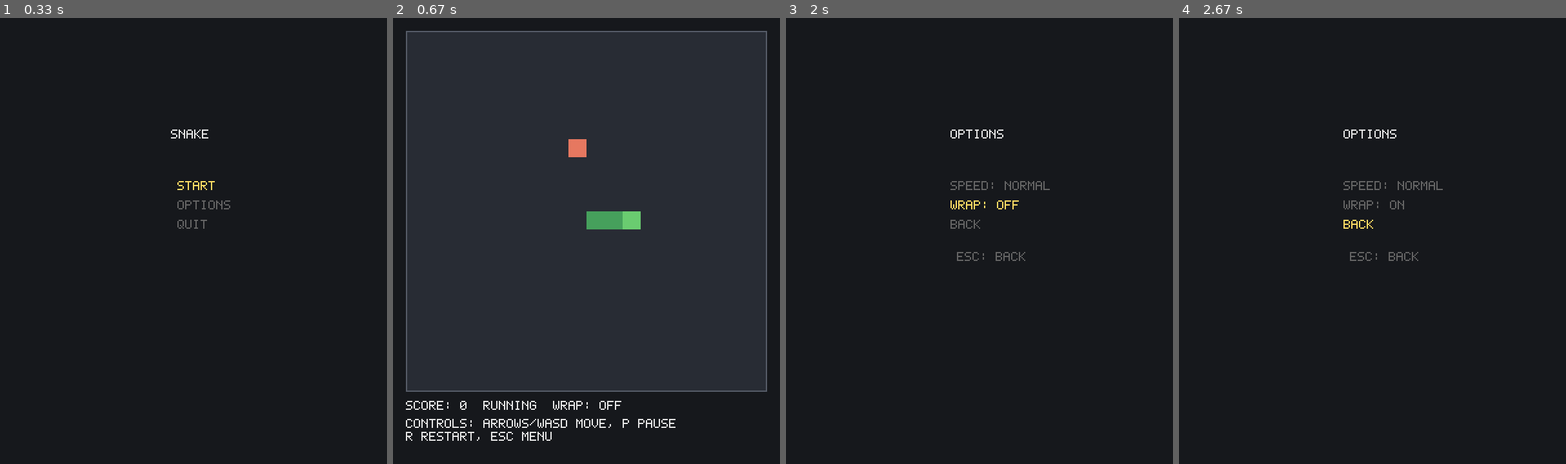
Above: before the commit, frames 1-4 (left to right).
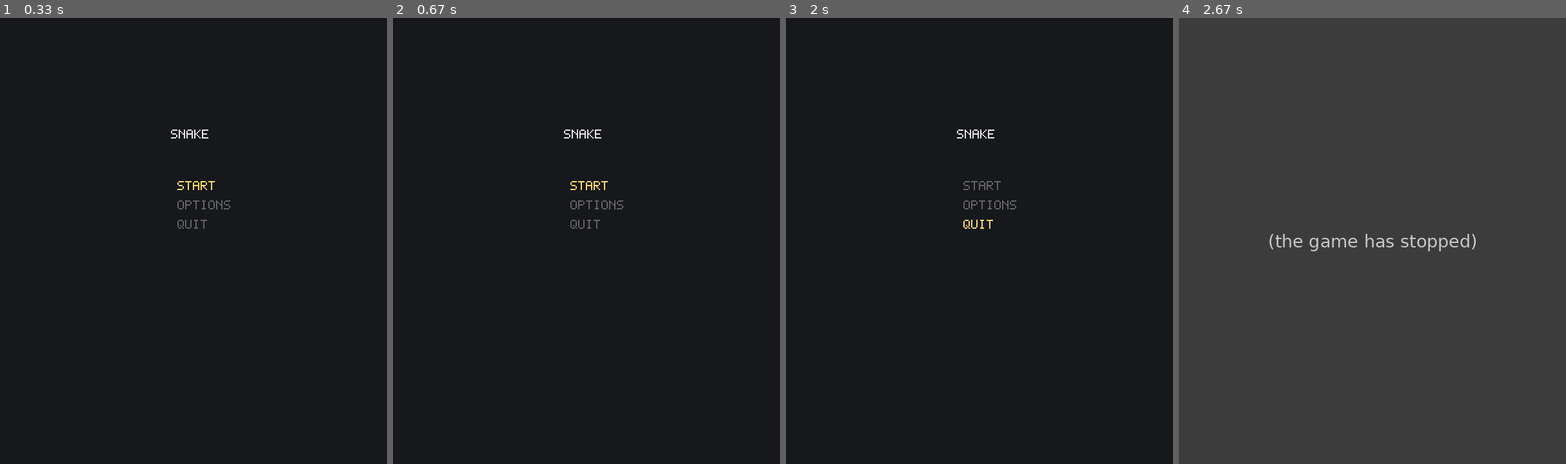
Above: after the commit, the same moments.

Repository: hruhek/snake-game
Game: pygame game, started from src/snake_game/pygame_ui.py
The game is run twice, just before and just after one commit, with the same random seed, the same clock (stepped at 60 frames per second) and the same inputs.
Inputs:
- Up to frame 1 (0.33 s): no input
- Up to frame 2 (0.67 s): tap S at 0.33 s
- Up to frame 3 (2 s): hold Enter 0.67-1.13 s; hold Down 0.67-1.13 s; hold Esc 1.17-1.63 s; hold Down 1.17-1.63 s; hold O from 1.67 s (still down); hold Down from 1.67 s (still down)
- Up to frame 4 (2.67 s): release O at 2.13 s; release Down at 2.13 s; tap Enter at 2.17 s; hold Down from 2.5 s (still down)

Frame 1 is identical in both runs. In frame 2, 3.1% of the frame differs, in the area x 3-97%, y 2-95%; in frame 3, 0.7%; in frame 4, 100%, in the area x 0-100%, y 0-100%.
After the commit the program exited at 2.17 s; later frames show no game.

Commit message:
refactor: remove S/O/Q menu shortcuts from Pygame UI
Menu navigation now uses only arrow keys + Enter/Space.
No letter shortcuts in MENU or OPTIONS states.

Diff:
--- a/src/snake_game/pygame_ui.py
+++ b/src/snake_game/pygame_ui.py
@@ -176,28 +176,6 @@
                         state = _State.OPTIONS
                     elif MENU_ITEMS[menu_selection] == "Quit":
                         running = False
-                elif event.key == pygame.K_s:
-                    menu_selection = 0
-                    wraparound_enabled = settings.wrap
-                    tick_interval = SPEED_TICK_INTERVALS[settings.speed_preset]
-                    game = _create_game(
-                        wraparound_enabled, width, height, tick_interval
-                    )
-                    grid_w = game.state.width * CELL_SIZE
-                    grid_h = game.state.height * CELL_SIZE
-                    observer = _PygameObserver(
-                        screen, game, _paused_getter, _wraparound_getter, grid_w, grid_h
-                    )
-                    game.add_observer(observer)
-                    paused = False
-                    time_since_tick = 0.0
-                    state = _State.PLAYING
-                elif event.key == pygame.K_o:
-                    menu_selection = 1
-                    state = _State.OPTIONS
-                elif event.key == pygame.K_q:
-                    menu_selection = 2
-                    running = False
 
             elif state == _State.OPTIONS:
                 if event.key in (pygame.K_ESCAPE, pygame.K_BACKSPACE):
--- a/tests/test_pygame_ui.py
+++ b/tests/test_pygame_ui.py
@@ -103,7 +103,17 @@
     monkeypatch.setattr(ui, "WraparoundGameFactory", factory_for_game(fake_game))
     patch_main_monkeypatch(monkeypatch, surface)
     monkeypatch.setattr(
-        ui.pygame.event, "get", make_event_generator([[_event(ui.pygame.K_q)]])
+        ui.pygame.event,
+        "get",
+        make_event_generator(
+            [
+                [
+                    _event(ui.pygame.K_DOWN),
+                    _event(ui.pygame.K_DOWN),
+                    _event(ui.pygame.K_RETURN),
+                ]
+            ]
+        ),
     )
     monkeypatch.setattr(ui.pygame.time, "Clock", lambda: FakeClock())
 
@@ -119,20 +129,6 @@
     assert store_created["called"]
 
 
-def test_menu_quit_with_q(monkeypatch, fake_game_factory, factory_for_game):
-    fake_game = fake_game_factory(snake=((2, 2),))
-    surface = FakeSurface()
-    monkeypatch.setattr(ui, "GameFactory", factory_for_game(fake_game))
-    monkeypatch.setattr(ui, "WraparoundGameFactory", factory_for_game(fake_game))
-    patch_main_monkeypatch(monkeypatch, surface)
-    monkeypatch.setattr(
-        ui.pygame.event, "get", make_event_generator([[_event(ui.pygame.K_q)]])
-    )
-    monkeypatch.setattr(ui.pygame.time, "Clock", lambda: FakeClock())
-
-    ui._main(FakeSettingsStore())
-
-
 def test_menu_quit_with_enter_on_quit(monkeypatch, fake_game_factory, factory_for_game):
     fake_game = fake_game_factory(snake=((2, 2),))
     surface = FakeSurface()
@@ -165,8 +161,9 @@
         "get",
         make_event_generator(
             [
+                [_event(ui.pygame.K_DOWN)],
                 [_event(ui.pygame.K_UP)],
-                [_event(ui.pygame.K_s)],
+                [_event(ui.pygame.K_RETURN)],
                 [_event(ui.pygame.K_ESCAPE)],
             ]
         ),
@@ -177,28 +174,6 @@
     assert fake_game.step_calls >= 1
 
 
-def test_menu_s_starts_game(monkeypatch, fake_game_factory, factory_for_game):
-    fake_game = fake_game_factory(snake=((2, 2),))
-    surface = FakeSurface()
-    monkeypatch.setattr(ui, "GameFactory", factory_for_game(fake_game))
-    monkeypatch.setattr(ui, "WraparoundGameFactory", factory_for_game(fake_game))
-    patch_main_monkeypatch(monkeypatch, surface)
-    monkeypatch.setattr(
-        ui.pygame.event,
-        "get",
-        make_event_generator(
-            [
-                [_event(ui.pygame.K_s)],
-                [_event(ui.pygame.K_ESCAPE)],
-            ]
-        ),
-    )
-    monkeypatch.setattr(ui.pygame.time, "Clock", lambda: FakeClock())
-
-    ui._main(FakeSettingsStore())
-    assert fake_game.step_calls >= 1
-
-
 def test_menu_enter_starts_game(monkeypatch, fake_game_factory, factory_for_game):
     fake_game = fake_game_factory(snake=((2, 2),))
     surface = FakeSurface()
@@ -241,7 +216,7 @@
     ui._main(FakeSettingsStore())
 
 
-def test_menu_o_goes_to_options_then_esc(
+def test_menu_navigate_to_options_then_esc(
     monkeypatch, fake_game_factory, factory_for_game
 ):
     fake_game = fake_game_factory(snake=((2, 2),))
@@ -254,9 +229,14 @@
         "get",
         make_event_generator(
             [
-                [_event(ui.pygame.K_o)],
-                [_event(ui.pygame.K_ESCAPE)],
-                [_event(ui.pygame.K_q)],
+                [_event(ui.pygame.K_DOWN)],
+                [_event(ui.pygame.K_RETURN)],
+                [_event(ui.pygame.K_ESCAPE)],
+                [
+                    _event(ui.pygame.K_DOWN),
+                    _event(ui.pygame.K_DOWN),
+                    _event(ui.pygame.K_RETURN),
+                ],
             ]
         ),
     )
@@ -276,9 +256,14 @@
         "get",
         make_event_generator(
             [
-                [_event(ui.pygame.K_o)],
+                [_event(ui.pygame.K_DOWN)],
+                [_event(ui.pygame.K_RETURN)],
                 [_event(ui.pygame.K_BACKSPACE)],
-                [_event(ui.pygame.K_q)],
+                [
+                    _event(ui.pygame.K_DOWN),
+                    _event(ui.pygame.K_DOWN),
+                    _event(ui.pygame.K_RETURN),
+                ],
             ]
         ),
     )
@@ -299,10 +284,15 @@
         "get",
         make_event_generator(
             [
-                [_event(ui.pygame.K_o)],
-                [_event(ui.pygame.K_RETURN)],
-                [_event(ui.pygame.K_ESCAPE)],
-                [_event(ui.pygame.K_q)],
+                [_event(ui.pygame.K_DOWN)],
+                [_event(ui.pygame.K_RETURN)],
+                [_event(ui.pygame.K_RETURN)],
+                [_event(ui.pygame.K_ESCAPE)],
+                [
+                    _event(ui.pygame.K_DOWN),
+                    _event(ui.pygame.K_DOWN),
+                    _event(ui.pygame.K_RETURN),
+                ],
             ]
         ),
     )
@@ -324,11 +314,16 @@
         "get",
         make_event_generator(
             [
-                [_event(ui.pygame.K_o)],
-                [_event(ui.pygame.K_DOWN)],
-                [_event(ui.pygame.K_RETURN)],
-                [_event(ui.pygame.K_ESCAPE)],
-                [_event(ui.pygame.K_q)],
+                [_event(ui.pygame.K_DOWN)],
+                [_event(ui.pygame.K_RETURN)],
+                [_event(ui.pygame.K_DOWN)],
+                [_event(ui.pygame.K_RETURN)],
+                [_event(ui.pygame.K_ESCAPE)],
+                [
+                    _event(ui.pygame.K_DOWN),
+                    _event(ui.pygame.K_DOWN),
+                    _event(ui.pygame.K_RETURN),
+                ],
             ]
         ),
     )
@@ -349,10 +344,15 @@
         "get",
         make_event_generator(
             [
-                [_event(ui.pygame.K_o)],
+                [_event(ui.pygame.K_DOWN)],
+                [_event(ui.pygame.K_RETURN)],
                 [_event(ui.pygame.K_DOWN), _event(ui.pygame.K_DOWN)],
                 [_event(ui.pygame.K_RETURN)],
-                [_event(ui.pygame.K_q)],
+                [
+                    _event(ui.pygame.K_DOWN),
+                    _event(ui.pygame.K_DOWN),
+                    _event(ui.pygame.K_RETURN),
+                ],
             ]
         ),
     )
@@ -372,12 +372,16 @@
         "get",
         make_event_generator(
             [
-                [_event(ui.pygame.K_s)],
+                [_event(ui.pygame.K_RETURN)],
                 [_event(ui.pygame.K_UP)],
                 [_event(ui.pygame.K_p)],
                 [_event(ui.pygame.K_r)],
                 [_event(ui.pygame.K_ESCAPE)],
-                [_event(ui.pygame.K_q)],
+                [
+                    _event(ui.pygame.K_DOWN),
+                    _event(ui.pygame.K_DOWN),
+                    _event(ui.pygame.K_RETURN),
+                ],
             ]
         ),
     )
@@ -401,9 +405,13 @@
         "get",
         make_event_generator(
             [
-                [_event(ui.pygame.K_s)],
-                [_event(ui.pygame.K_ESCAPE)],
-                [_event(ui.pygame.K_q)],
+                [_event(ui.pygame.K_RETURN)],
+                [_event(ui.pygame.K_ESCAPE)],
+                [
+                    _event(ui.pygame.K_DOWN),
+                    _event(ui.pygame.K_DOWN),
+                    _event(ui.pygame.K_RETURN),
+                ],
             ]
         ),
     )
@@ -441,7 +449,7 @@
     monkeypatch.setattr(
         ui.pygame.event,
         "get",
-        make_event_generator([[_event(ui.pygame.K_s)]]),
+        make_event_generator([[_event(ui.pygame.K_RETURN)]]),
     )
     monkeypatch.setattr(ui.pygame.time, "Clock", lambda: FakeClock(dt=3.0))
 
@@ -610,7 +618,11 @@
                 [_event(ui.pygame.K_DOWN)],
                 [_event(ui.pygame.K_RETURN)],
                 [_event(ui.pygame.K_ESCAPE)],
-                [_event(ui.pygame.K_q)],
+                [
+                    _event(ui.pygame.K_DOWN),
+                    _event(ui.pygame.K_DOWN),
+                    _event(ui.pygame.K_RETURN),
+                ],
             ]
         ),
     )
@@ -629,10 +641,15 @@
         "get",
         make_event_generator(
             [
-                [_event(ui.pygame.K_o)],
+                [_event(ui.pygame.K_DOWN)],
+                [_event(ui.pygame.K_RETURN)],
                 [_event(ui.pygame.K_UP)],
                 [_event(ui.pygame.K_ESCAPE)],
-                [_event(ui.pygame.K_q)],
+                [
+                    _event(ui.pygame.K_DOWN),
+                    _event(ui.pygame.K_DOWN),
+                    _event(ui.pygame.K_RETURN),
+                ],
             ]
         ),
     )
@@ -651,7 +668,7 @@
         "get",
         make_event_generator(
             [
-                [_event(ui.pygame.K_s)],
+                [_event(ui.pygame.K_RETURN)],
                 [_event(ui.pygame.K_p)],
             ]
         ),
